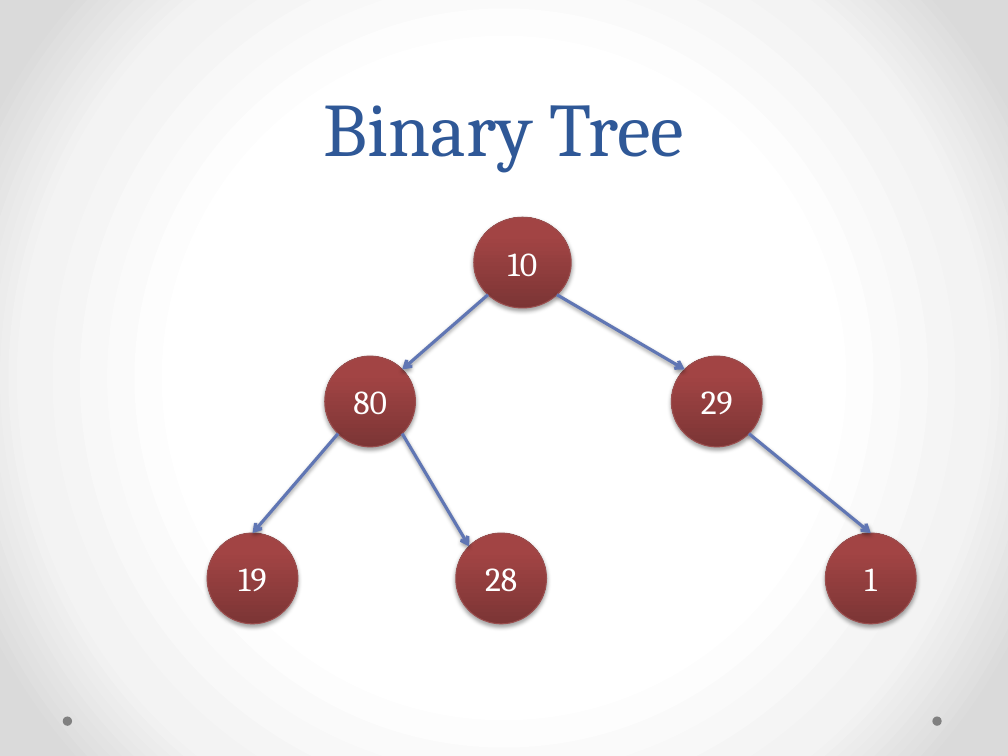
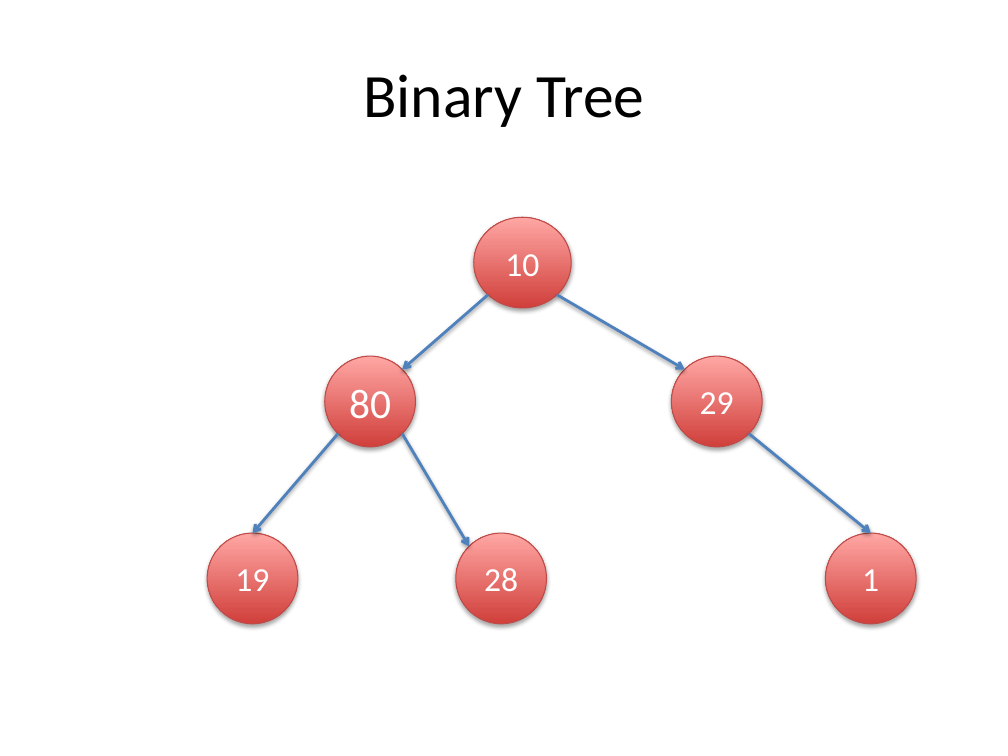
Before and after one commit to rajeshcs/jstalk, a slide deck: slide 16 of JavascriptDS.pptx. Drawn at 1008x756 pixels with LibreOffice and Linux fonts; fonts in the diff are those of the drawing. Boxes give left, top, right and bottom in pixels: in the first picture for what was removed or moved away, otherwise in the second. Text is boxed around its words. In the diff, an @@ line names an element or a change of style, - is before the commit and + after.

```diff
--- a/JavascriptDS.pptx
+++ b/JavascriptDS.pptx
@@ background gradient #FFFFFF to #F4F4F4 to #DADADA to #FFFFFF @@
@@ title "Binary Tree": place and size @@
-title "Binary Tree" at (324,105,684,172)
+title "Binary Tree" at (363,74,644,127)
@@ title "Binary Tree" at (363,74,644,127): size 54 to 44 pt, font Cambria to Calibri, text colour #2F5897 to #000000; line spacing 58pt to 1; vertical alignment bottom to middle @@
@@ arrow (488, 294) - (402, 370): stroke #6076B4 2.25 pt to #4F81BD 2 pt @@
@@ arrow (557, 294) - (684, 370): stroke #6076B4 2.25 pt to #4F81BD 2 pt @@
@@ text "80" at (325,356,415,447): size 24 to 29.6 pt, font Cambria to Calibri; more space between paragraphs; fill gradient #7D3535 to #A24545 to #A44343 to gradient #D1403C to #FFA6A5; outline #9A4E4E 0.75 pt to #BF4C48 0.75 pt @@
@@ arrow (338, 433) - (253, 533): stroke #6076B4 2.25 pt to #4F81BD 2 pt @@
@@ arrow (402, 433) - (469, 546): stroke #6076B4 2.25 pt to #4F81BD 2 pt @@
@@ arrow (749, 433) - (871, 533): stroke #6076B4 2.25 pt to #4F81BD 2 pt @@
@@ font Cambria to Calibri; fill gradient #7D3535 to #A24545 to #A44343 to gradient #D1403C to #FFA6A5; outline #9A4E4E 0.75 pt to #BF4C48 0.75 pt in 5 elements at (474,218,572,308), (671,356,762,447), (208,533,298,624), (456,533,546,624), (826,533,916,624) @@
@@ ellipse removed at (62,717,72,726) @@
@@ ellipse removed at (932,717,941,726) @@
```
Also in this commit, not shown: 20 other slides changed, 7 slides added.
